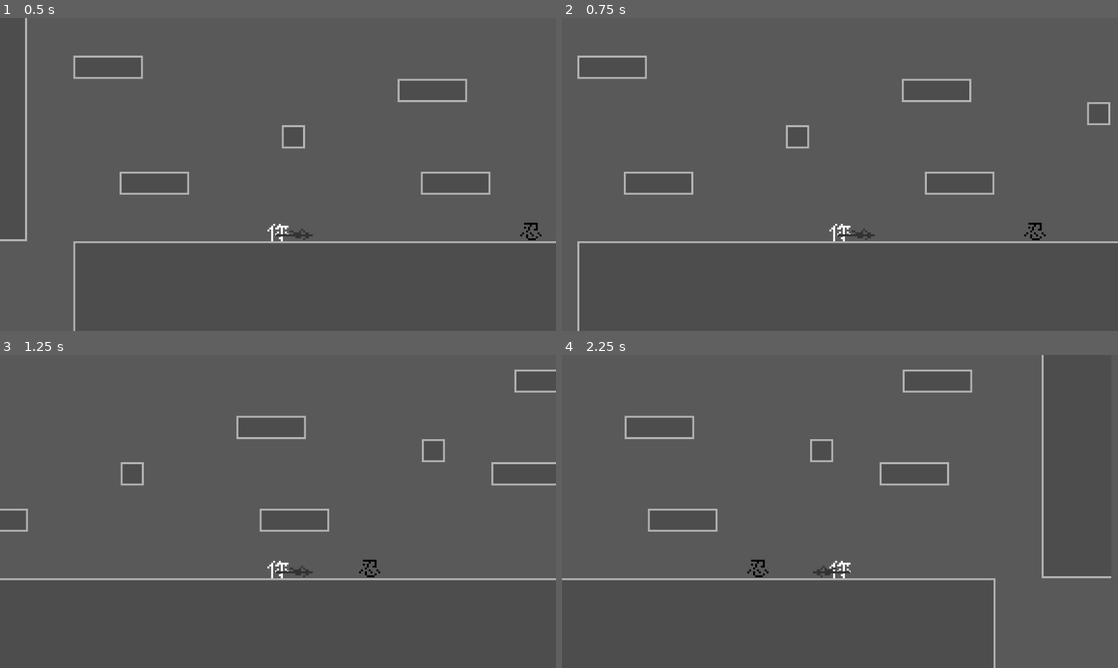
Above: before the commit, frames 1-4 (two rows, left to right).
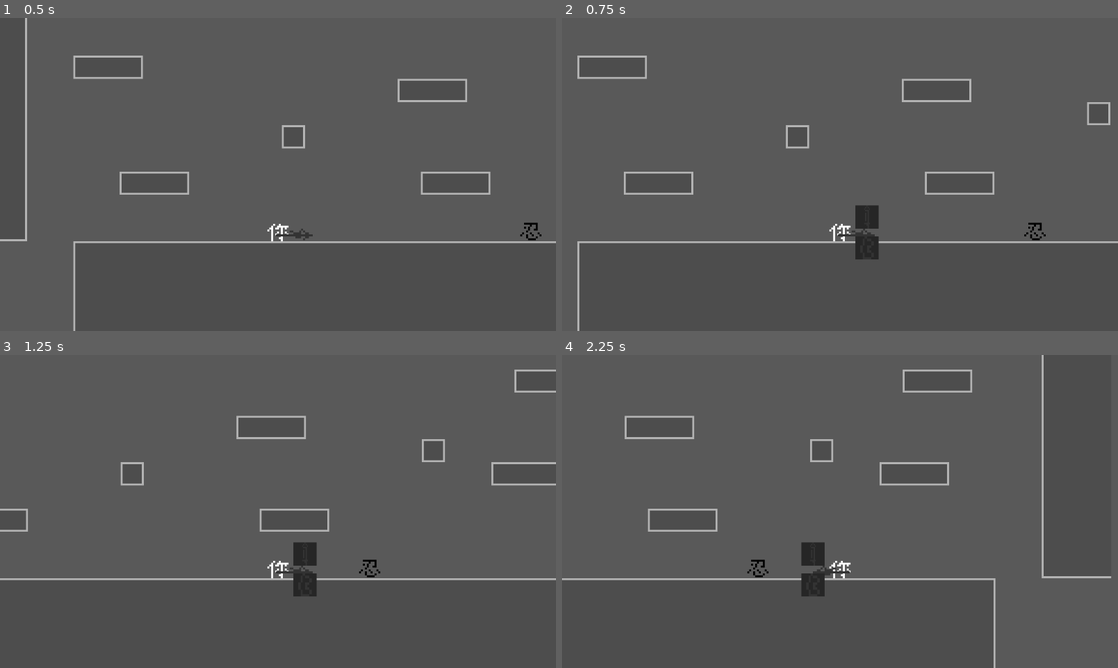
Above: after the commit, the same moments.

Repository: 123yangjiu/aminoacow
Game: Godot game, scene res://scene/map/battle_scene.tscn
Two runs of this game, one before a commit and one after it. Both use one fixed random seed, a clock stepped at 60 frames per second and the inputs below.
Inputs:
- Up to frame 1 (0.5 s): no input
- Up to frame 2 (0.75 s): tap Enter at 0.5 s; hold Right (ui_right) from 0.53 s (still down); hold Space (exchange_weapon) from 0.53 s (still down)
- Up to frame 3 (1.25 s): keep holding Right (ui_right); keep holding Space (exchange_weapon); tap Z (jump) at 0.77 s
- Up to frame 4 (2.25 s): release Space (exchange_weapon) at 1.28 s; tap X (attack) at 1.35 s; tap Z (jump) at 1.52 s; tap Space (exchange_weapon) at 1.55 s; release Right (ui_right) at 2.03 s; hold Left (ui_left) from 2.03 s (still down); hold Space (exchange_weapon) from 2.03 s (still down)

Frame 1 is identical in both runs. In frame 2, 0.6% of the frame differs, in the area x 52-57%, y 59-78%; in frame 3, 0.6%; in frame 4, 0.6%, in the area x 43-48%, y 59-78%.

Commit message:
your exchange of weapon would smoother

Diff:
--- a/scene/character/player.tscn
+++ b/scene/character/player.tscn
@@ -9,6 +9,7 @@
 [ext_resource type="Texture2D" uid="uid://botr6ujc224gq" path="res://art/texture/character/you_hand.png" id="5_1t3kv"]
 [ext_resource type="Resource" uid="uid://bx070af8rsp8s" path="res://stats/weapon/qiang/qiang.tres" id="5_im1mn"]
 [ext_resource type="Resource" uid="uid://do8nqwhctp3q0" path="res://stats/weapon/gong/gong.tres" id="6_jd10u"]
+[ext_resource type="PackedScene" uid="uid://284rgaoothpe" path="res://scene/weapon/weapon_container.tscn" id="10_e0121"]
 
 [sub_resource type="Shader" id="Shader_rrjs7"]
 code = "shader_type canvas_item;
@@ -75,3 +76,9 @@
 zoom = Vector2(4, 4)
 limit_top = -100
 limit_bottom = 200
+
+[node name="WeaponContainer" parent="." instance=ExtResource("10_e0121")]
+unique_name_in_owner = true
+modulate = Color(1, 1, 1, 0)
+offset_left = 14.0
+offset_right = 14.0
--- /dev/null
+++ b/scene/weapon/weapon_container.gd
@@ -0,0 +1,13 @@
+class_name WeaponContainer
+extends Control
+
+@onready var texture_rect_1: TextureRect = $VBoxContainer/TextureRect1
+@onready var texture_rect_2: TextureRect = $VBoxContainer/TextureRect2
+
+func update(texture_up:Texture,texture_down:Texture)->void:
+	texture_rect_1.texture = texture_up
+	texture_rect_2.texture = texture_down
+
+func flip_self()->void:
+	var tween := create_tween().set_ease(Tween.EASE_OUT_IN)
+	tween.tween_property(self,"position",Vector2(position.x*-1,position.y),0.1)
--- a/scene/weapon/weapon_container.tscn
+++ b/scene/weapon/weapon_container.tscn
@@ -1,12 +1,18 @@
-[gd_scene format=3 uid="uid://284rgaoothpe"]
+[gd_scene load_steps=4 format=3 uid="uid://284rgaoothpe"]
+
+[ext_resource type="Script" uid="uid://bpgqaq7vsoes8" path="res://scene/weapon/weapon_container.gd" id="1_no7yx"]
+[ext_resource type="Texture2D" uid="uid://cybcg5jbb6u47" path="res://stats/weapon/qiang/qiang.png" id="2_50otg"]
+[ext_resource type="Texture2D" uid="uid://7al5tfpaq352" path="res://stats/weapon/jian/sword.png" id="3_gu83u"]
 
 [node name="WeaponContainer" type="Control"]
+visibility_layer = 2
 layout_mode = 3
 anchors_preset = 15
 anchor_right = 1.0
 anchor_bottom = 1.0
 grow_horizontal = 2
 grow_vertical = 2
+script = ExtResource("1_no7yx")
 
 [node name="VBoxContainer" type="VBoxContainer" parent="."]
 layout_mode = 1
@@ -19,5 +25,39 @@
 grow_vertical = 2
 alignment = 1
 
-[node name="TextureRect" type="TextureRect" parent="VBoxContainer"]
+[node name="TextureRect1" type="TextureRect" parent="VBoxContainer"]
+custom_minimum_size = Vector2(12, 12)
 layout_mode = 2
+size_flags_horizontal = 4
+size_flags_vertical = 4
+texture = ExtResource("2_50otg")
+expand_mode = 1
+stretch_mode = 5
+
+[node name="ColorRect" type="ColorRect" parent="VBoxContainer/TextureRect1"]
+show_behind_parent = true
+layout_mode = 1
+anchors_preset = 15
+anchor_right = 1.0
+anchor_bottom = 1.0
+grow_horizontal = 2
+grow_vertical = 2
+color = Color(0.15, 0.15, 0.15, 1)
+
+[node name="TextureRect2" type="TextureRect" parent="VBoxContainer"]
+custom_minimum_size = Vector2(12, 12)
+layout_mode = 2
+size_flags_horizontal = 4
+texture = ExtResource("3_gu83u")
+expand_mode = 1
+stretch_mode = 5
+
+[node name="ColorRect" type="ColorRect" parent="VBoxContainer/TextureRect2"]
+show_behind_parent = true
+layout_mode = 1
+anchors_preset = 15
+anchor_right = 1.0
+anchor_bottom = 1.0
+grow_horizontal = 2
+grow_vertical = 2
+color = Color(0.15, 0.15, 0.15, 1)
--- a/script/character/you.gd
+++ b/script/character/you.gd
@@ -6,6 +6,7 @@
 #node-related
 @onready var sprite_2d: Sprite2D = $Sprite2D
 @onready var hand: Hand = %Hand
+@onready var weapon_container: WeaponContainer = %WeaponContainer
 
 #char_stats_variable-related
 @onready var art:Texture2D = char_stats.art
@@ -25,6 +26,7 @@
 var is_flip:bool = false
 var is_roll:bool = false
 var is_exchange:bool = false
+var not_exchange := false
 
 func _ready() -> void:
 	#初始化Stats
@@ -55,6 +57,7 @@
 	if value != direction_bool and ! is_action:
 		is_flip = true
 		flip_hand(value)
+		weapon_container.flip_self()
 	direction_bool = value
 
 
@@ -111,16 +114,32 @@
 
 #other_node-related
 func exchange_weapon()->void:
-	if Input.is_action_pressed("exchange_weapon"):
+	if not_exchange:
+		return
+	if Input.is_action_pressed("exchange_weapon") or is_exchange :
+		is_exchange = true
+		var tween:=create_tween().set_trans(Tween.TRANS_EXPO)
+		weapon_container.update(weapon_pack[0].icon,weapon_pack[1].icon)
+		tween.tween_property(weapon_container,"modulate",Color(1,1,1,1),0.05)
 		var later_weapon = current_weapon
+		var up_down_index = null
 		if Input.is_action_just_released("ui_up"):
+			up_down_index =0
+		elif Input.is_action_just_released("ui_down"):
+			up_down_index = -1
+		if up_down_index != null:
 			current_weapon.queue_free()
-			hand.add_weapon(weapon_pack[0])
-			weapon_pack[0] = later_weapon.stats
-		elif	 Input.is_action_just_released("ui_down"):
-			current_weapon.queue_free()
-			hand.add_weapon(weapon_pack[-1])
-			weapon_pack[-1] = later_weapon.stats
+			hand.add_weapon(weapon_pack[up_down_index])
+			weapon_pack[up_down_index] = later_weapon.stats
+			tween.tween_property(weapon_container,"modulate",Color(1,1,1,0),0.03)
+			is_exchange = false
+			not_exchange = true
+			await get_tree().create_timer(2).timeout
+			not_exchange = false
+
+		if Input.is_action_just_released("exchange_weapon"):
+			tween.tween_property(weapon_container,"modulate",Color(1,1,1,0),0.03)
+			is_exchange = false
 
 
 func image_change()->void:
Not shown: 1 places in scene/character/player.tscn that only renumber resources
Not shown, added: scene/weapon/weapon_container.gd.uid
